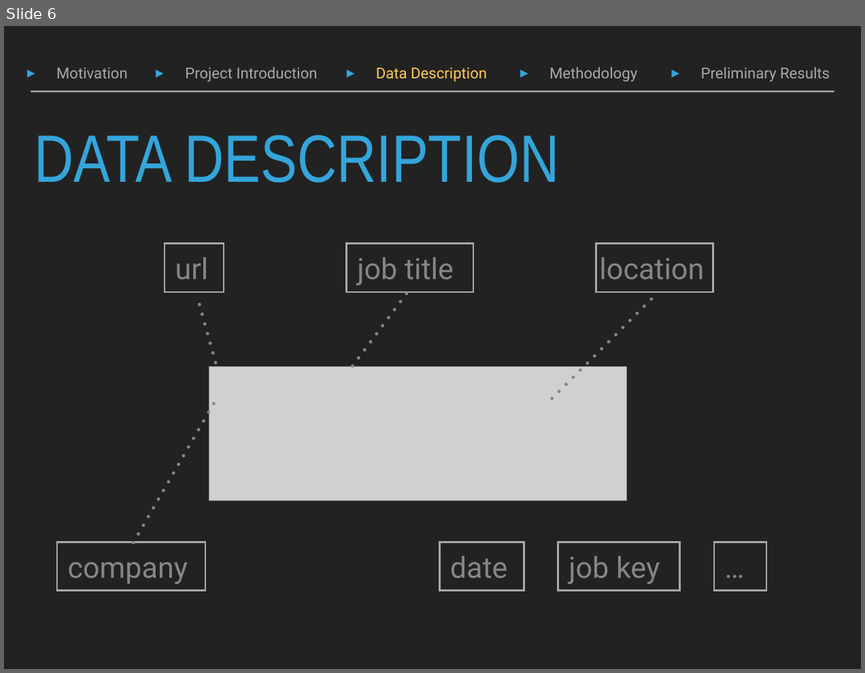
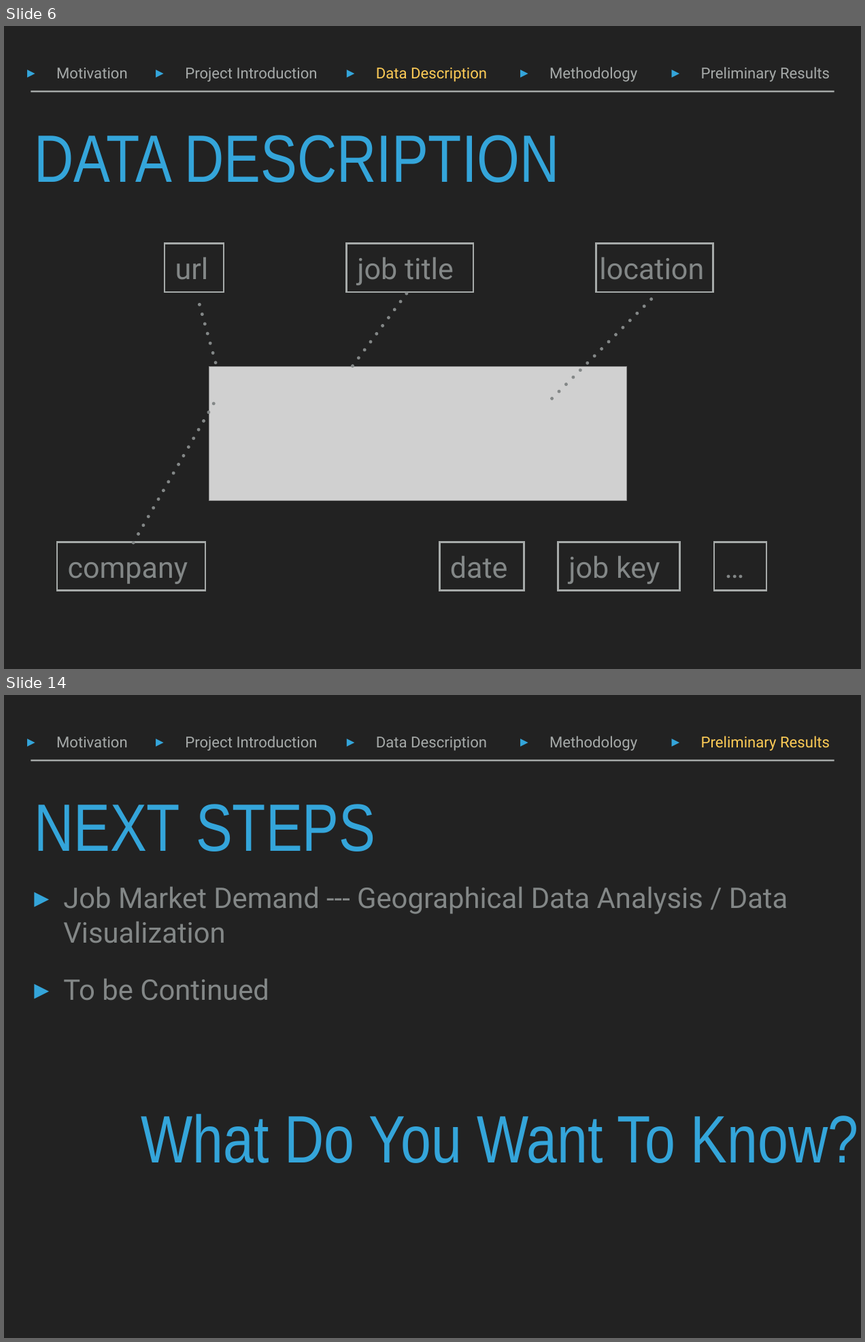
Before and after one commit to DoraXue/STA141b-Project, a slide deck: slide.pptx. Shown one above the other, each under a label of ours: slide 6 before the commit, slides 6 and 14 after it; the slides between them are not shown. The pictures are 865x673 and 865x1342 pixels, drawn with LibreOffice and Linux fonts; fonts in the diff are those of the drawing; grey boxes stand for pictures. Boxes give left, top, right and bottom in pixels: in the first picture for what was removed or moved away, otherwise in the second. Text is boxed around its words. In the diff, an @@ line names an element or a change of style, - is before the commit and + after.

```diff
--- a/slide.pptx
+++ b/slide.pptx
@@ slide 14 added at (4,695,861,1338), background #222222; not listed: 1 template element that a slide beside it also shows @@
@@ text added at (56,736,128,747), 18 pt, text #A6AAA9 @@
+▸ Motivation
@@ text added at (185,736,317,751), 18 pt, text #A6AAA9 @@
+▸ Project Introduction
@@ text added at (376,736,487,751), 18 pt, text #A6AAA9 @@
+▸ Data Description
@@ text added at (549,736,637,751), 18 pt, text #A6AAA9 @@
+▸ Methodology
@@ text added at (701,736,830,751), 18 pt, text #FDCB56 @@
+▸ Preliminary Results
@@ title added at (34,804,375,851), 80 pt, text #34A5DA @@
+NEXT STEPS
@@ text added at (63,887,787,1000), 34 pt, text #838787 @@
+▸ Job Market Demand --- Geographical Data Analysis / Data Visualization
+▸ To be Continued
@@ text added at (141,1113,859,1163), 80 pt, text #34A5DA @@
+What Do You Want To Know?
```
Also in this commit, not shown: 2 slides changed, 5 other slides added.
